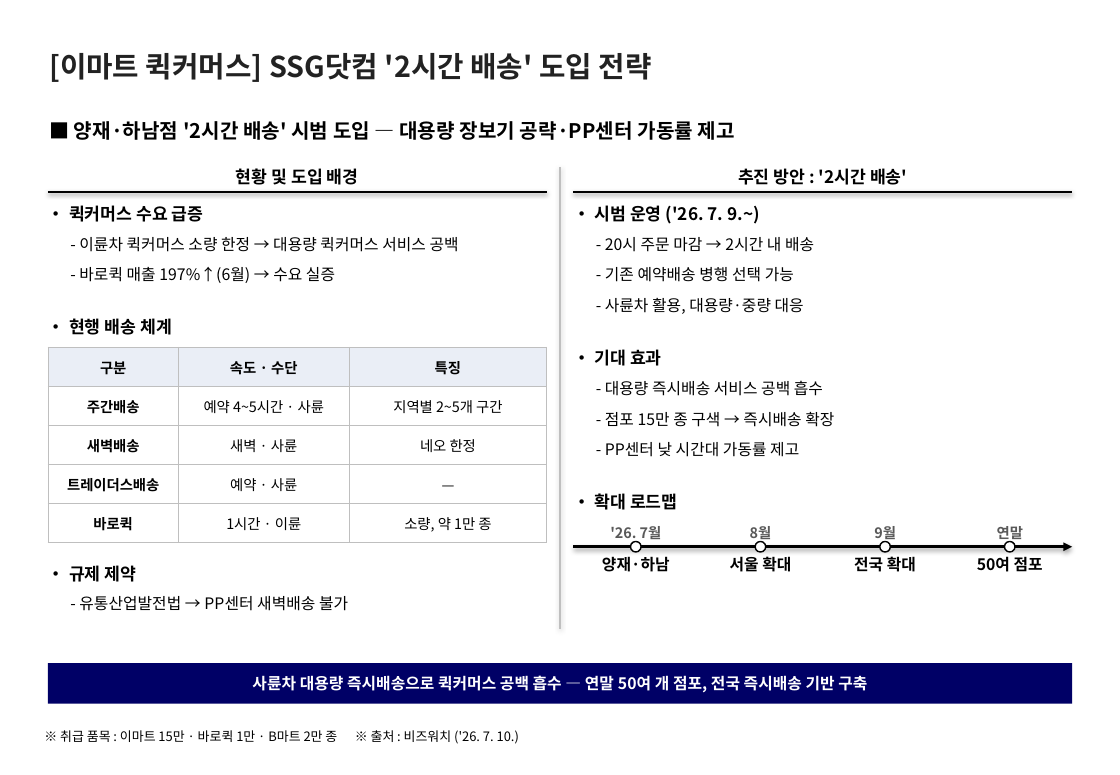
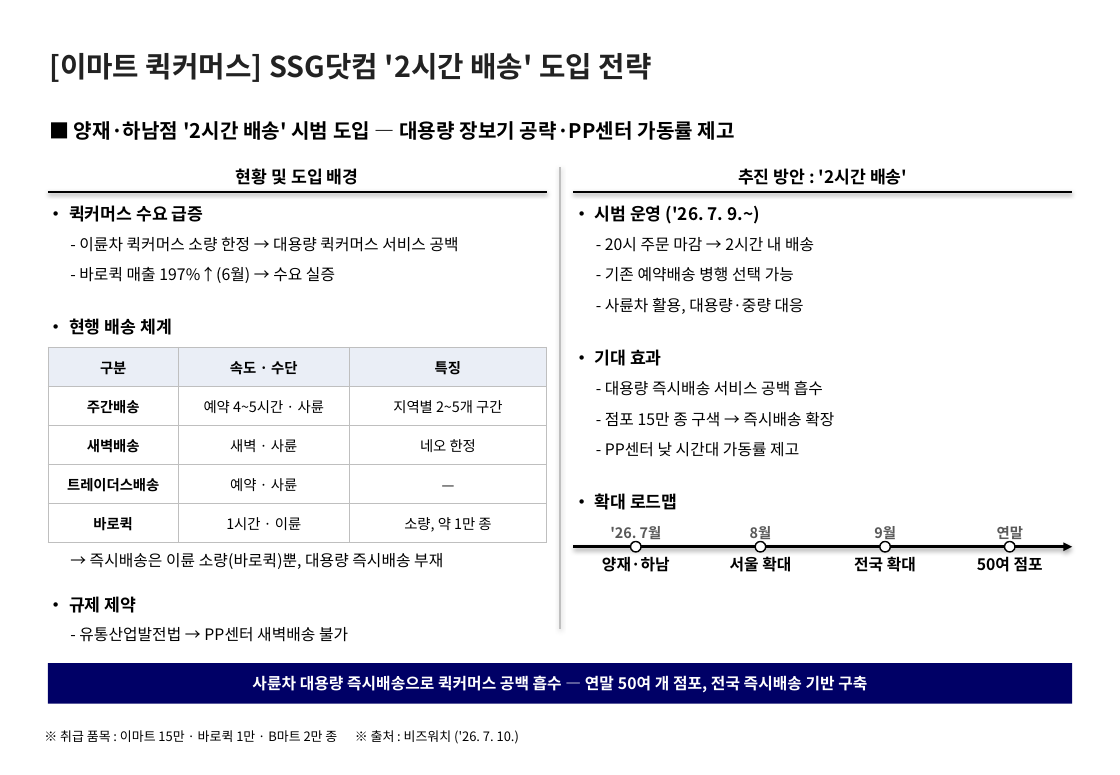
Before and after one commit to avoseed/web1, a slide deck: slide 1 of reports/ssg-quickcommerce-onepager.pptx. Drawn at 1120x775 pixels with LibreOffice and Linux fonts; fonts in the diff are those of the drawing. Boxes give left, top, right and bottom in pixels: in the first picture for what was removed or moved away, otherwise in the second. Text is boxed around its words. In the diff, an @@ line names an element or a change of style, - is before the commit and + after.

```diff
--- a/reports/ssg-quickcommerce-onepager.pptx
+++ b/reports/ssg-quickcommerce-onepager.pptx
@@ text added at [90,553,443,569], 11 pt, text #000000 @@
+→ 즉시배송은 이륜 소량(바로퀵)뿐, 대용량 즉시배송 부재
@@ text "• 규제 제약": place and size @@
-text "• 규제 제약" at [69,565,137,582]
+text "• 규제 제약" at [69,596,137,613]
@@ text "- 유통산업발전법 → PP센터 새벽배송 ...": place and size @@
-text "- 유통산업발전법 → PP센터 새벽배송 ..." at [79,596,348,611]
+text "- 유통산업발전법 → PP센터 새벽배송 ..." at [79,627,348,642]
```
Also in this commit, not shown: 1 other file.
